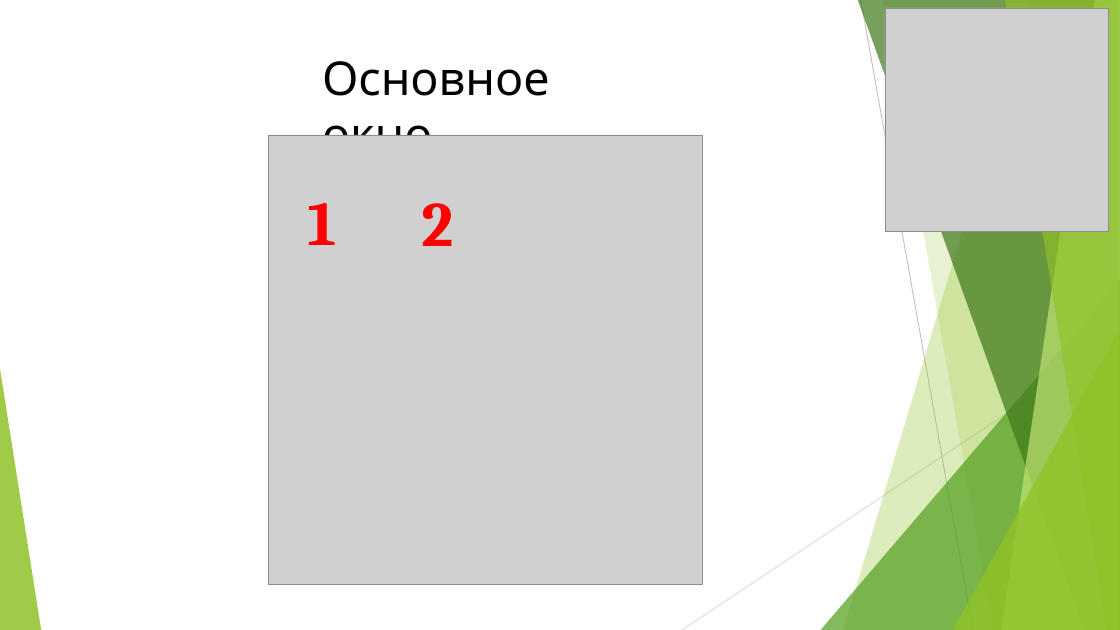
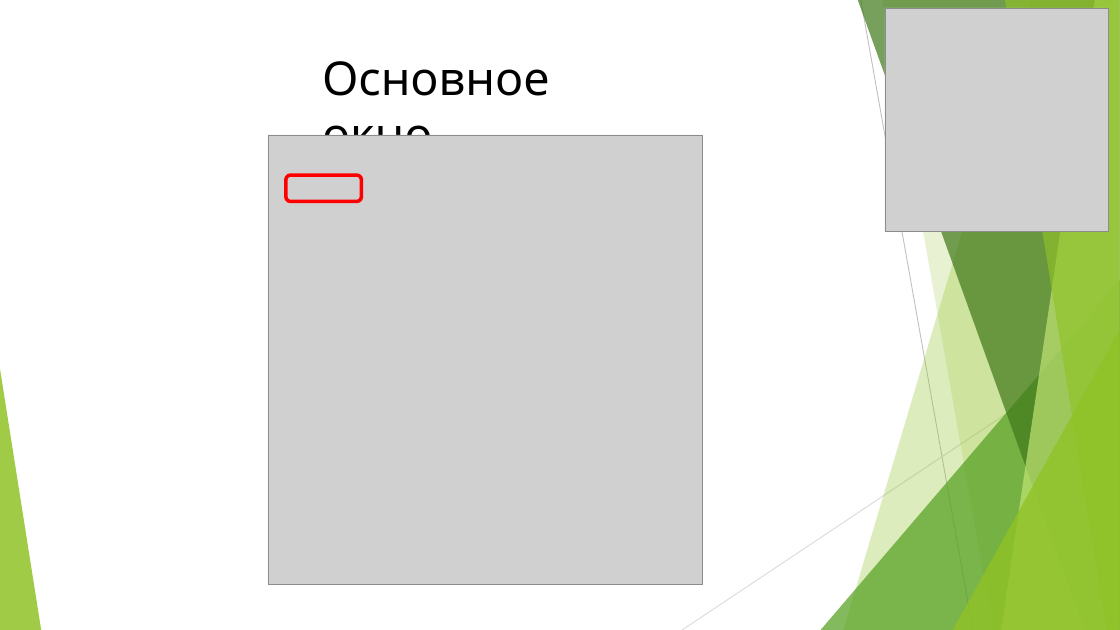
Before and after one commit to PushkinC/GUItoTurtle, a slide deck: slide 10 of GUItoTurtle.pptx (slide 12 before the commit). Drawn at 1120x630 pixels with LibreOffice and Linux fonts; fonts in the diff are those of the drawing; grey boxes stand for pictures. Boxes give left, top, right and bottom in pixels: in the first picture for what was removed or moved away, otherwise in the second. Text is boxed around its words. In the diff, an @@ line names an element or a change of style, - is before the commit and + after.

```diff
--- a/GUItoTurtle.pptx
+++ b/GUItoTurtle.pptx
@@ rounded rectangle added at (286, 175, 361, 201), outline #FF0000 3 pt @@
@@ text removed at (307, 203, 336, 245) @@
-1
@@ text removed at (421, 203, 453, 246) @@
-2
```
Also in this commit, not shown: 9 other slides changed, 2 slides added, 2 slides removed, 8 other files.
